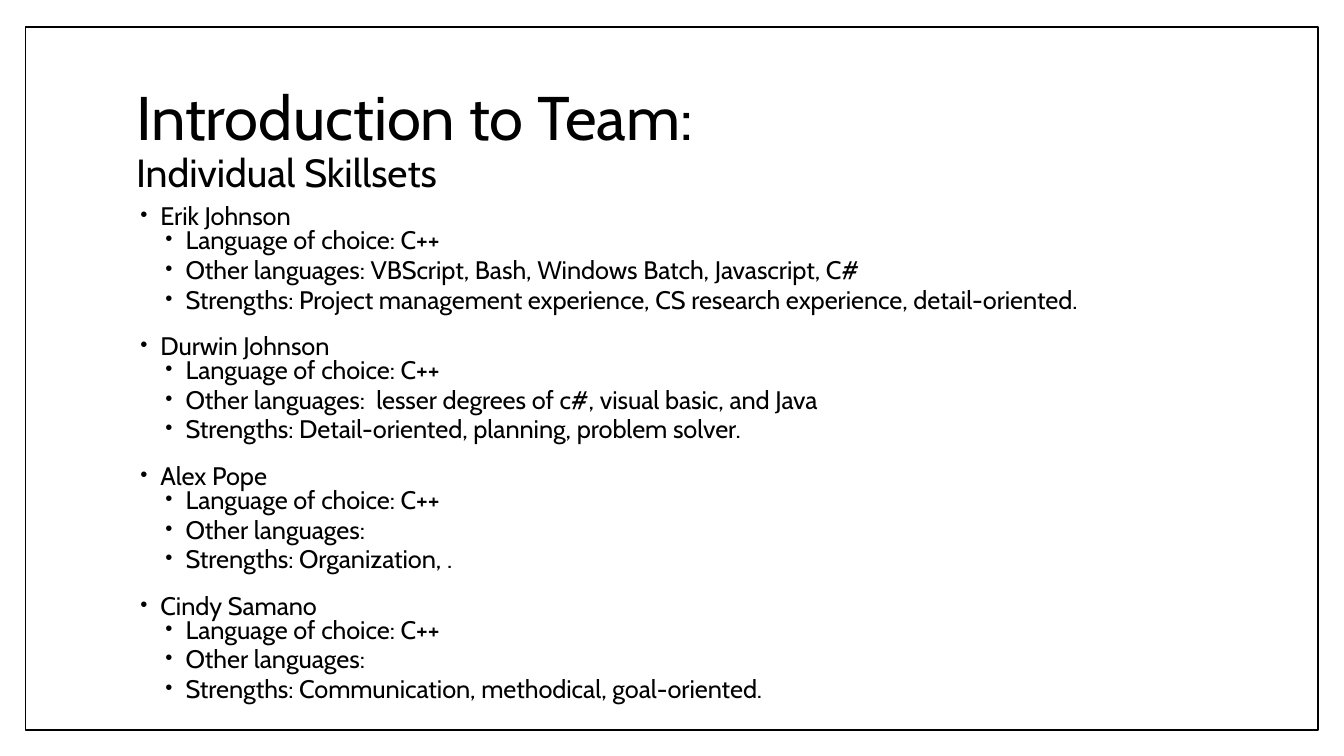
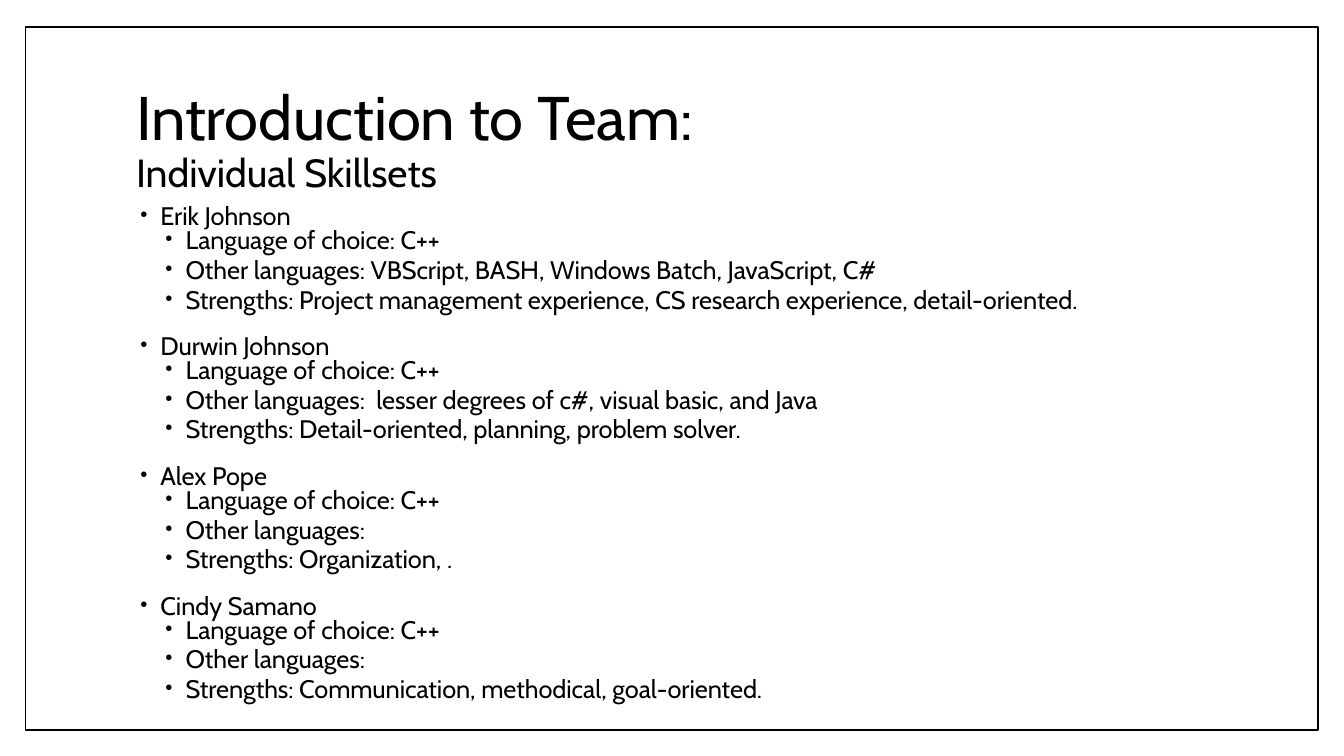
Before and after one commit to umdfeynman/umdfeynman, a slide deck: slide 3 of Work_In_Progress/CS/SPMP_Presentation_Erik_Modified.pptx. Drawn at 1344x756 pixels with LibreOffice and Linux fonts; fonts in the diff are those of the drawing. Boxes give left, top, right and bottom in pixels: in the first picture for what was removed or moved away, otherwise in the second. Text is boxed around its words. In the diff, an @@ line names an element or a change of style, - is before the commit and + after.

```diff
--- a/Work_In_Progress/CS/SPMP_Presentation_Erik_Modified.pptx
+++ b/Work_In_Progress/CS/SPMP_Presentation_Erik_Modified.pptx
@@ text at bbox=[186, 260, 876, 285]: text changed @@
-  • Other languages: VBScript, Bash, Windows Batch, Javascript, C#
+  • Other languages: VBScript, BASH, Windows Batch, JavaScript, C#
```
Also in this commit, not shown: 17 other slides changed.
